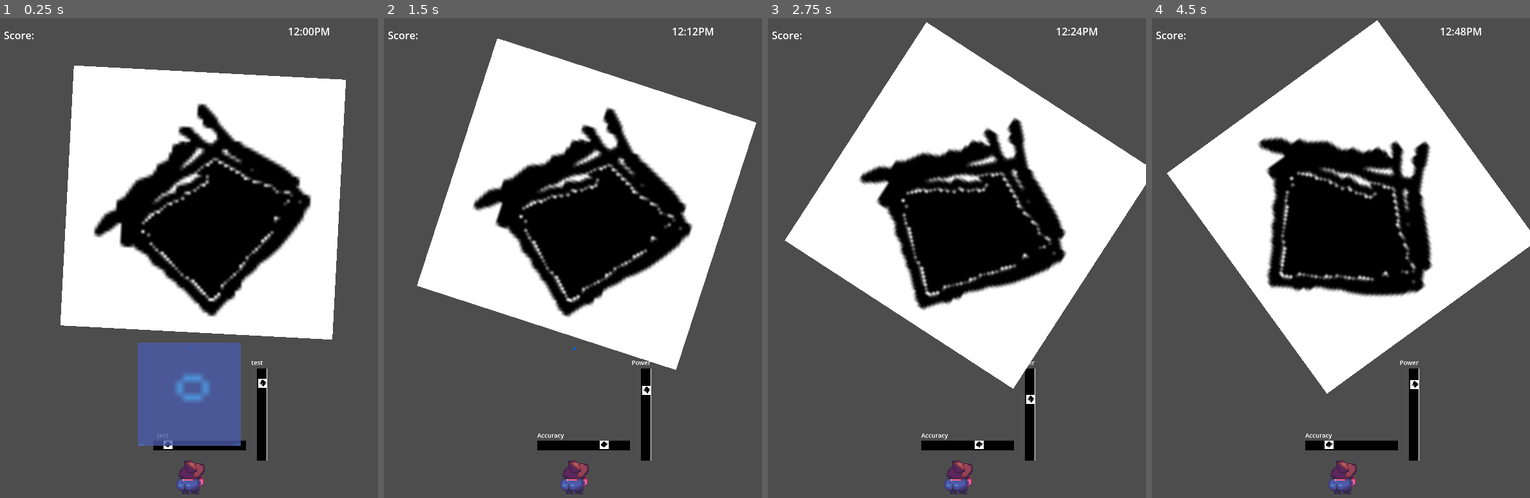
Above: before the commit, frames 1-4 (left to right).
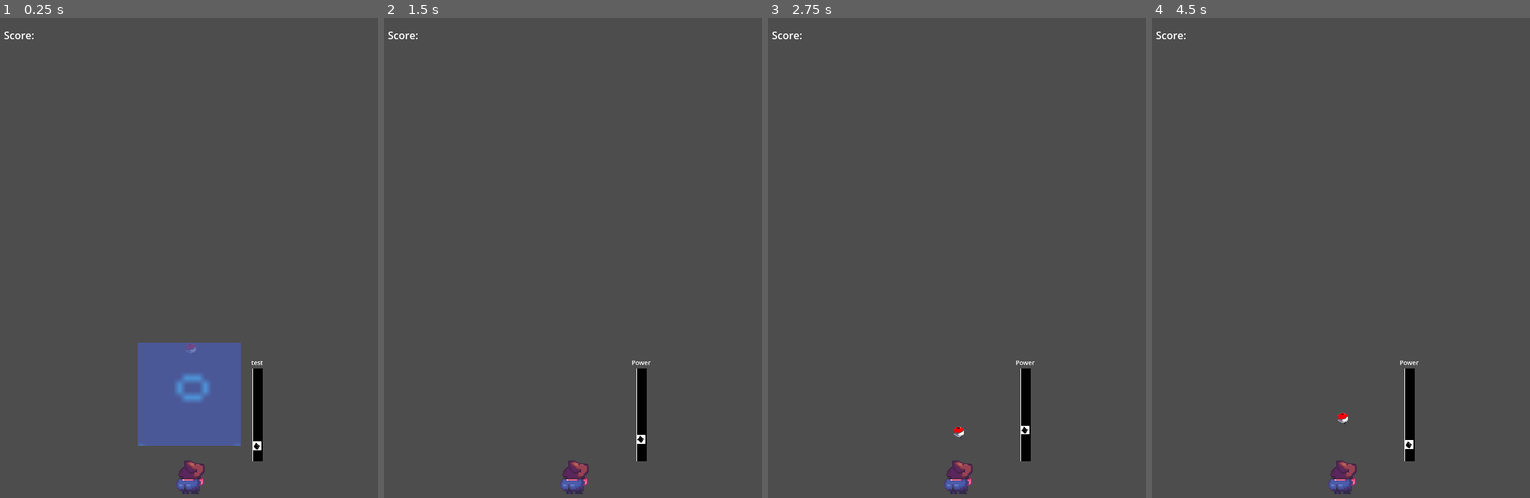
Above: after the commit, the same moments.

Repository: AndrewJDGalga/ggj2024
Game: Godot game, scene res://levels/testaj.tscn
Same seed, same stepped clock (60 frames per second), same inputs: the game is played once before the commit and once after it. The project has no main scene, so this scene is started directly.
Inputs:
- Up to frame 1 (0.25 s): no input
- Up to frame 2 (1.5 s): tap Enter (ui_accept) at 0.5, 0.77, 1.07 s; hold Up (action1) 0.53-1.28 s; tap Down (action2) at 0.8, 1.35 s
- Up to frame 3 (2.75 s): tap Enter (ui_accept) at 1.52, 1.55, 1.82, 2.1 s; hold Up (action1) from 2.03 s (still down)
- Up to frame 4 (4.5 s): release Up (action1) at 2.78 s; tap Up (action1) at 2.85, 4.35 s; tap Enter (ui_accept) at 3.02, 3.32, 3.77, 3.8, 4.07 s; tap Down (action2) at 3.05 s; hold Down (action2) 3.53-4.28 s

The runs differ from the first frame. In frame 1, 39% of the frame differs, in the area x 16-92%, y 2-93%; in frame 2, 39%; in frame 3, 39%; in frame 4, 39%, in the area x 3-100%, y 0-93%.

Commit message:
corrected POW meter, added lure sprite, added additional sprites for itemlist

Diff:
--- a/UI/GolfMeter/golf_meter_v.tscn
+++ b/UI/GolfMeter/golf_meter_v.tscn
@@ -19,10 +19,11 @@
 anchors_preset = 0
 anchor_right = 0.0
 anchor_bottom = 0.0
-offset_top = 0.0
-offset_right = 481.0
-offset_bottom = 52.0
-rotation = 1.5708
+offset_left = 30.0
+offset_top = 480.0
+offset_right = 511.0
+offset_bottom = 532.0
+rotation = -1.5708
 pivot_offset = Vector2(0, 52)
 
 [node name="Label" type="Label" parent="."]
--- a/components/fishing_lure.tscn
+++ b/components/fishing_lure.tscn
@@ -1,6 +1,7 @@
-[gd_scene load_steps=3 format=3 uid="uid://b6eadiimgwj4m"]
+[gd_scene load_steps=4 format=3 uid="uid://b6eadiimgwj4m"]
 
 [ext_resource type="Script" path="res://components/fishing_lure.gd" id="1_c0ndo"]
+[ext_resource type="Texture2D" uid="uid://cpywfmv68wkkw" path="res://assets/art/Bobber.png" id="2_drks0"]
 
 [sub_resource type="RectangleShape2D" id="RectangleShape2D_mw31m"]
 size = Vector2(4, 4)
@@ -14,10 +15,16 @@
 shape = SubResource("RectangleShape2D_mw31m")
 
 [node name="ColorRect" type="ColorRect" parent="."]
+visible = false
 offset_left = -2.0
 offset_top = -2.0
 offset_right = 2.0
 offset_bottom = 2.0
 color = Color(0, 0.388235, 0.866667, 1)
 
+[node name="Sprite2D" type="Sprite2D" parent="."]
+position = Vector2(-2, 0)
+scale = Vector2(0.1, 0.1)
+texture = ExtResource("2_drks0")
+
 [connection signal="area_entered" from="." to="." method="_on_area_entered"]
--- a/entities/curtis.gd
+++ b/entities/curtis.gd
@@ -3,8 +3,8 @@
 @onready var lure = $fishing_lure
 @onready var anim_player = $AnimationPlayer
 @onready var catch_meter = $FishCatchMeter
-@onready var golf_meter_h = $GolfMeterH
-@onready var golf_meter_v = $GolfMeterV
+@onready var accuracy_meter = $GolfMeterH
+@onready var pow_meter = $GolfMeterV
 @export var game_manager:Game_Manager
 @export var turn_speed := 2.0
 ##rotation limit for player's line + accuracy mod
@@ -21,26 +21,36 @@
 
 func _ready():
 	catch_meter.set_meter_text("Balance the line!")
-
 	catch_meter.visible = false
-	golf_meter_h.visible = false
-	golf_meter_v.visible = false
+	accuracy_meter.visible = false
+	pow_meter.visible = false
 
 func _physics_process(delta):
 	if game_manager:
 		match game_manager.cur_state:
+			game_manager.PLAY_STATE.START:
+				#can't assign labels at _ready successfully
+				accuracy_meter.set_label("Accuracy")
+				pow_meter.set_label("Power")
+				game_manager.cur_state = game_manager.PLAY_STATE.LINE_UP
 			game_manager.PLAY_STATE.LINE_UP:
 				if Input.is_action_just_pressed("action1") && Input.is_action_just_pressed("action2"):
 					game_manager.cur_state = game_manager.PLAY_STATE.CASTING
 				turn_for_casting(delta)
 			game_manager.PLAY_STATE.POWER:
+				accuracy_meter.visible = false
+				pow_meter.visible = true
+				pow_meter.start()
 				if Input.is_action_pressed("action1"):
 					game_manager.cur_state = game_manager.PLAY_STATE.ACCURACY
 				cur_throw_power = set_attribute(
 					game_manager.lure_y_limit, 0, cur_throw_power,
 					pow_gain_rate, delta)
 			game_manager.PLAY_STATE.ACCURACY:
+				accuracy_meter.visible = false
+				pow_meter.visible = true
 				if Input.is_action_pressed("action1"):
+					pow_meter.visible = false
 					game_manager.cur_state = game_manager.PLAY_STATE.CASTING
 				cur_accuracy = set_attribute(
 					-line_degree_limit, line_degree_limit, cur_accuracy,
@@ -49,7 +59,7 @@
 				lure.position.y = cur_throw_power
 				lure.position.x = cur_accuracy
 			game_manager.PLAY_STATE.CATCH_FAIL:
-				print("Fail!")
+				#TODO fail notice
 				game_manager.cur_state = game_manager.PLAY_STATE.LINE_UP
 			game_manager.PLAY_STATE.CAST_SUCCEED:
 				print("cast success!")
@@ -64,46 +74,32 @@
 				var item_data = load("res://items/Salmon.tres")
 				var item_instance = item_data.duplicate()
 				item_instance.item_weight = rng.randi_range(0,100)
-
 				display_reward(item_instance)
-
 				# close window / continue
 				if (Input.is_action_pressed("action1") && Input.is_action_pressed("action2")):
 					close_reward()
 					game_manager.cur_state = game_manager.PLAY_STATE.LINE_UP
-
 				# scrolling functionality
 				if (Input.is_action_pressed("action1")):
 					reward_instance.scroll_up()
 				if (Input.is_action_pressed("action2")):
 					reward_instance.scroll_down()
 			game_manager.PLAY_STATE.CATCH_FAIL:
-				print("catch fail")
+				#TODO fail notice
 				game_manager.cur_state = game_manager.PLAY_STATE.LINE_UP
 			game_manager.PLAY_STATE.TEST:
-				#lure.position.y = -200
-				golf_meter_h.visible = true
-				golf_meter_v.visible = true
+				pow_meter.visible = true
 
 				if Input.is_action_just_pressed("ui_accept"):
-					golf_meter_h.set_label("Accuracy")
-					golf_meter_v.set_label("Power")
-					golf_meter_v.start()
+					accuracy_meter.set_label("Accuracy")
+					pow_meter.set_label("Power")
+					pow_meter.start()
 
 				if Input.is_action_just_pressed("action1"):
-					print(golf_meter_v.get_percent())
-					golf_meter_v.stop()
-
-
-				#if Input.is_action_just_pressed("ui_accept"):
-					#catch_meter.start(0.3, 0.2)
-				#if Input.is_action_pressed("action1"):
-					#catch_meter.push_point(1, 2.0, delta)
-				#if Input.is_action_pressed("action2"):
-					#catch_meter.push_point(-1, 2.0, delta)
-				#cur_throw_power = -50
-				#anim_player.play("toss_lure")
-				#game_manager.cur_state = game_manager.PLAY_STATE.CASTING
+					var new_pos = game_manager.lure_y_limit * pow_meter.get_percent()
+					print(new_pos)
+					lure.position.y = new_pos
+					pow_meter.stop()
 
 func set_attribute(min_limit, max_limit, attribute, gain, delta)->float:
 	if gain_attribute:
--- a/levels/game_manager.gd
+++ b/levels/game_manager.gd
@@ -13,7 +13,7 @@
 
 signal update_score(new_value)
 
-enum PLAY_STATE {TEST, LINE_UP, POWER, ACCURACY, CASTING, CATCHING, CATCH_FAIL,
+enum PLAY_STATE {TEST, START, LINE_UP, POWER, ACCURACY, CASTING, CATCHING, CATCH_FAIL,
 	CAST_SUCCEED, CATCH_SUCCEED }
 var cur_state : PLAY_STATE = PLAY_STATE.TEST
 @export var lure_y_limit := -650
--- a/levels/testaj.tscn
+++ b/levels/testaj.tscn
@@ -65,6 +65,7 @@
 text = "Score: "
 
 [node name="TimeOfDayText" type="RichTextLabel" parent="."]
+visible = false
 offset_left = 460.0
 offset_top = 9.0
 offset_right = 589.0
@@ -72,6 +73,7 @@
 text = "Time Of Day"
 
 [node name="TimeBackground" type="TextureRect" parent="."]
+visible = false
 offset_left = 98.0
 offset_top = 82.0
 offset_right = 521.0
Binary file added: assets/art/Gold Tootg.png
Not shown, added: assets/art/Gold Tootg.png.import
Binary file added: assets/art/Old Boot.png
Not shown, added: assets/art/Old Boot.png.import
Binary file added: assets/art/Retro cassette.png
Not shown, added: assets/art/Retro cassette.png.import
Binary file added: assets/art/Smokes.png
Not shown, added: assets/art/Smokes.png.import
Binary file added: assets/art/Sun.png
Not shown, added: assets/art/Sun.png.import
Binary file added: assets/art/Vest.png
Not shown, added: assets/art/Vest.png.import
